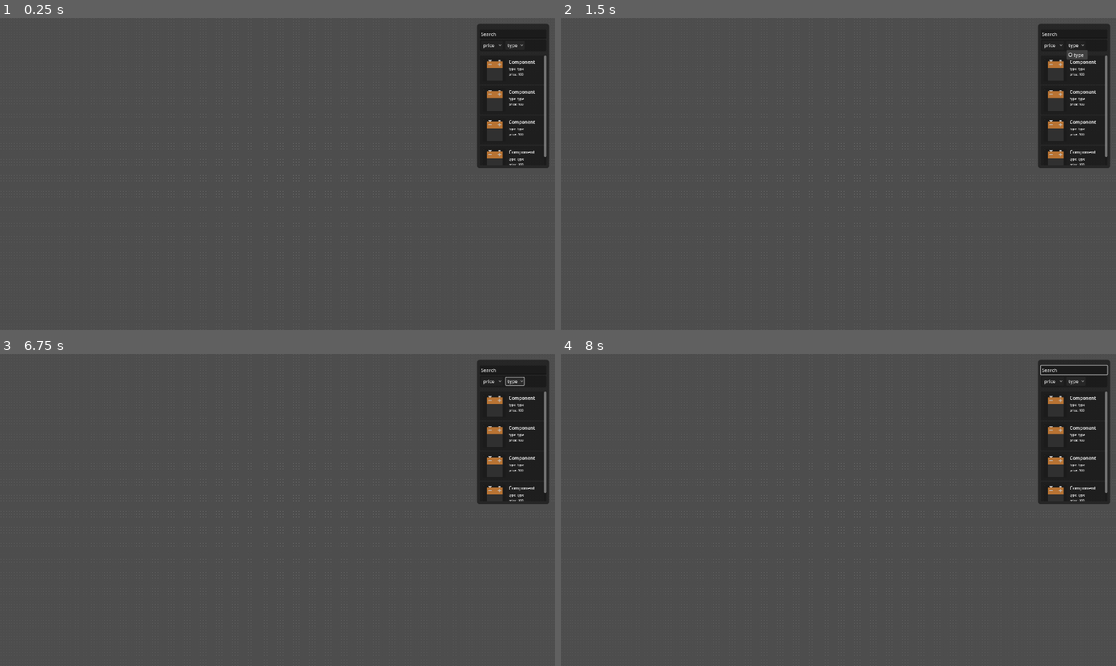
Above: before the commit, frames 1-4 (two rows, left to right).
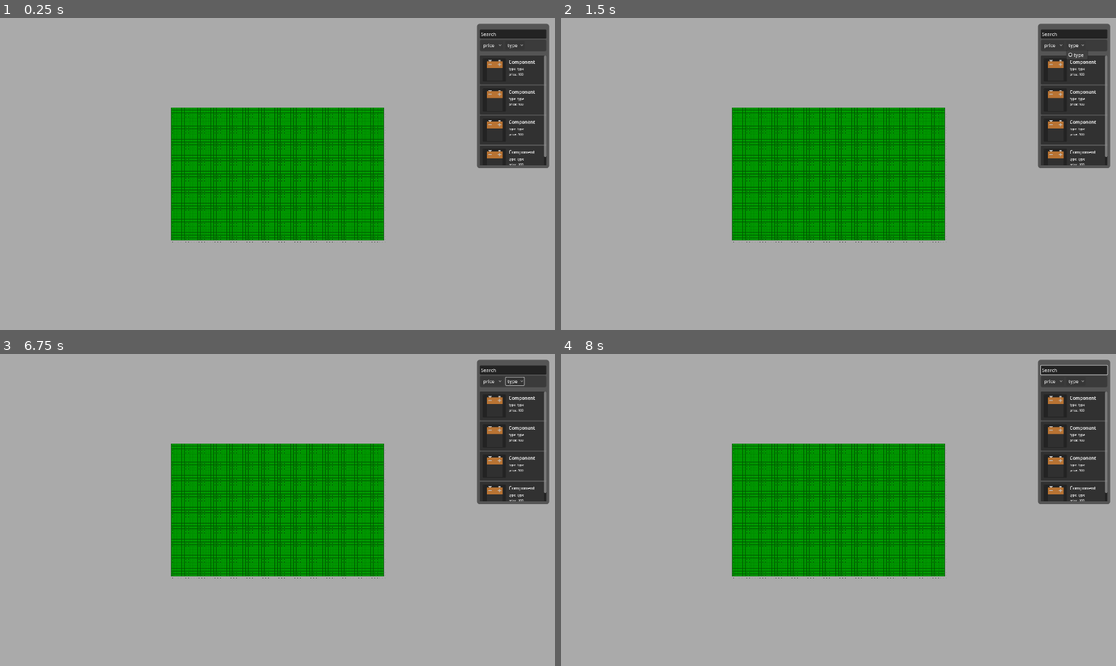
Above: after the commit, the same moments.

Repository: kankern69-max/game-godot
Game: Godot game, scene res://game.tscn
The game is run twice, just before and just after one commit, with the same random seed, the same clock (stepped at 60 frames per second) and the same inputs.
Inputs (mouse positions are in pixels of both pictures, inside the frame that each line leads up to):
- Up to frame 1 (0.25 s): no input
- Up to frame 2 (1.5 s): click "price" at 0.5 s; click "type" at 1.25 s
- Up to frame 3 (6.75 s): tap Enter at 2, 3.5, 5 s; move the mouse to (399, 494) at 2.02 s; hold Right 2.03-2.78 s; tap Alt every 1.5 s from 2.1 to 6.6 s; click (399, 494) at 2.17 s; tap Space at 2.75, 4.25, 5.75 s; move the mouse to (166, 525) at 2.77 s; hold Down 2.78-3.53 s; tap Shift at 2.85, 4.35, 5.85 s; click (166, 525) at 2.92 s; move the mouse to (333, 441) at 3.52 s; hold Right 3.53-4.28 s; click (333, 441) at 3.67 s; move the mouse to (249, 572) at 4.27 s; hold Up 4.28-5.03 s; click (249, 572) at 4.42 s; move the mouse to (444, 556) at 5.02 s; hold Left 5.03-6.53 s; click (444, 556) at 5.17 s; move the mouse to (111, 463) at 5.77 s; click (111, 463) at 5.92 s; move the mouse to (305, 510) at 6.52 s; hold Down from 6.53 s (still down); click (305, 510) at 6.67 s
- Up to frame 4 (8 s): move the mouse to (755, 432) at 7.27 s; release Down at 7.28 s; hold Right from 7.28 s (still down); tap Shift at 7.35 s; click (755, 432) at 7.42 s

The runs differ from the first frame. In frame 1, 95% of the frame differs, in the area x 0-100%, y 0-100%; in frame 2, 95%; in frame 3, 95%; in frame 4, 95%.

Commit message:
Constrain cable routing to board area
Add explicit board bounds and centering for cable snapping so cables stay within the playfield and align to the grid. Update the board drawing to render a centered green board on a gray background with grid lines and dots to make placement easier and more consistent.

Diff:
--- a/pcd-desinger-v-1/cables.gd
+++ b/pcd-desinger-v-1/cables.gd
@@ -7,6 +7,11 @@
 var layingCable: bool = false
 var cableCounter: int = 0
 var lastSnappedPos: Vector2 = Vector2.ZERO
+var dotDistance: int = 8
+var halfStep = dotDistance * 0.5
+
+const boardSize: Vector2i = Vector2i(640, 480)
+const boardOffset: Vector2 = Vector2((1920 - 640) * 0.5, (1080 - 480) * 0.5)
 
 func _input(event: InputEvent) -> void:
 	if event is InputEventMouseButton and event.button_index == MOUSE_BUTTON_RIGHT:
@@ -40,16 +45,26 @@
 			var step = Vector2(stepX, stepY)
 			if step == Vector2.ZERO:
 				break
-			lastSnappedPos += step
+			var nextPos = lastSnappedPos + step
+			lastSnappedPos = clampToBoard(nextPos)
 			currentCable.addCableSegment(lastSnappedPos)
 			diff = realMousePos - lastSnappedPos
 
 		currentCable.update_active_point(lastSnappedPos)
 
 func snapToGrid(pos: Vector2) -> Vector2:
-	var localPos = to_local(pos)
-	return (localPos / snapPoint).round() * snapPoint
+	var localPos = to_local(pos) - boardOffset
+	var clamped_x = clampf(localPos.x, halfStep, boardSize.x - halfStep)
+	var clamped_y = clampf(localPos.y, halfStep, boardSize.y - halfStep)
+	var snapped_x = (floor((clamped_x - halfStep) / snapPoint) * snapPoint) + halfStep
+	var snapped_y = (floor((clamped_y - halfStep) / snapPoint) * snapPoint) + halfStep
+	return boardOffset + Vector2(snapped_x, snapped_y)
 
+func clampToBoard(pos: Vector2) -> Vector2:
+	var localPos = pos - boardOffset
+	var clamped_x = clampf(localPos.x, halfStep, boardSize.x - halfStep)
+	var clamped_y = clampf(localPos.y, halfStep, boardSize.y - halfStep)
+	return boardOffset + Vector2(clamped_x, clamped_y)
 
 
 # Called when the node enters the scene tree for the first time.
--- a/pcd-desinger-v-1/game.tscn
+++ b/pcd-desinger-v-1/game.tscn
@@ -8,14 +8,32 @@
 [sub_resource type="GDScript" id="GDScript_e2o6t"]
 script/source = "extends Node2D
 var dotDistance: int = 8
-const boardSize: Vector2i = Vector2i(1920,1080)
+const windowSize: Vector2i = Vector2i(1920, 1080)
+const boardSize: Vector2i = Vector2i(640,400)
+const boardOffset: Vector2 = Vector2((1920-640) * 0.5, (1080-400) * 0.5)
+
 
 func _process(delta: float) -> void:
 	pass
 func _draw() -> void:
-	for x in range(0, boardSize.x, dotDistance):
-		for y in range(0,boardSize.y, dotDistance):
-			draw_rect(Rect2(Vector2(x, y), Vector2(1, 1)), Color(0.47, 0.47, 0.47, 1.0))
+	draw_rect(Rect2(Vector2.ZERO, Vector2(windowSize)), Color(0.667, 0.667, 0.667, 1.0))
+	var boardRect := Rect2(boardOffset, Vector2(boardSize))
+	draw_rect(boardRect, Color(0.0, 0.592, 0.0, 1.0))
+	for x in range(0, boardSize.x + 1, dotDistance):
+		var start_p := boardOffset + Vector2(x, 0)
+		var end_p := boardOffset + Vector2(x, boardSize.y)
+		draw_line(start_p, end_p, Color(0.0, 0.334, 0.0, 1.0), 1.0)
+
+	for y in range(0, boardSize.y + 1, dotDistance):
+		var start_p := boardOffset + Vector2(0, y)
+		var end_p := boardOffset + Vector2(boardSize.x, y)
+		draw_line(start_p, end_p, Color(0.0, 0.334, 0.0, 1.0), 1.0)
+	var halfStep = dotDistance * 0.5
+	for x in range(0, boardSize.x + 1, dotDistance):
+		for y in range(0, boardSize.y + 1, dotDistance):
+			var dot_pos := boardOffset + Vector2(x + halfStep, y + halfStep)
+			draw_rect(Rect2(dot_pos, Vector2(1, 1)), Color(0.073, 0.073, 0.073, 1.0))
+
 	pass
 "
 
